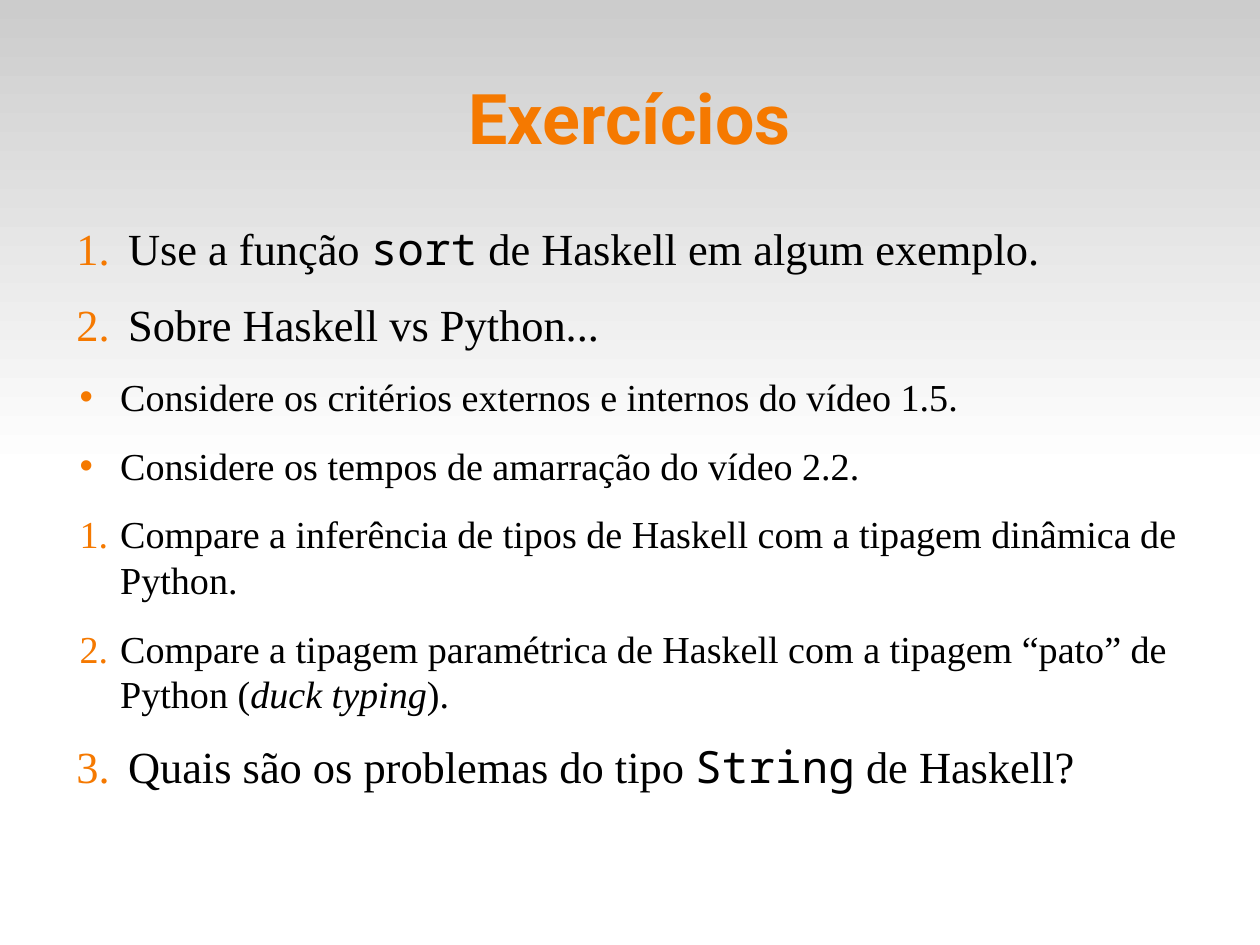
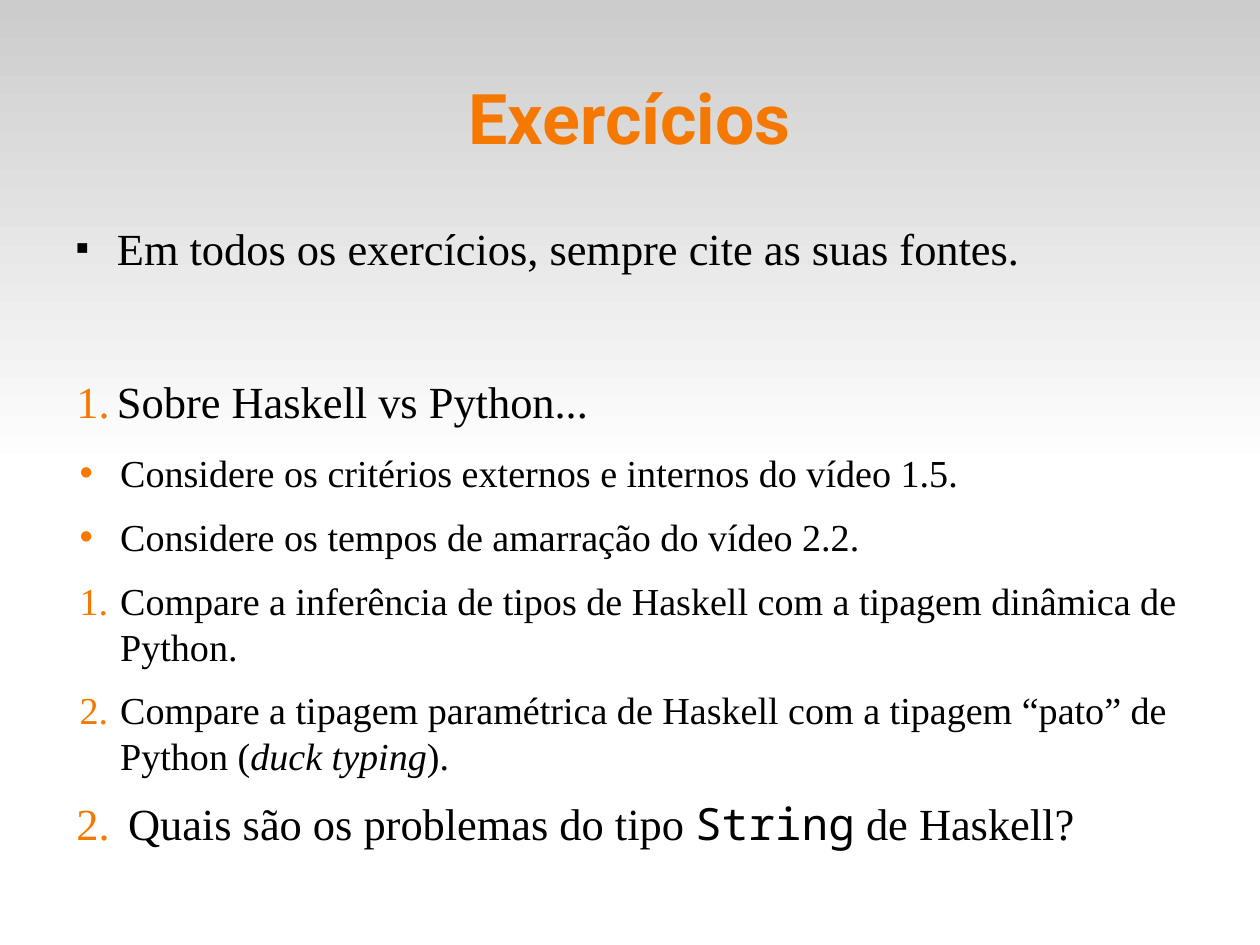
Before and after one commit to fsantanna-uerj/EDL, a slide deck: slide 21 of slides/edl-10-fun.odp (slide 19 before the commit). Drawn at 1260x945 pixels with LibreOffice and Linux fonts; fonts in the diff are those of the drawing. Boxes give left, top, right and bottom in pixels: in the first picture for what was removed or moved away, otherwise in the second. Text is boxed around its words. In the diff, an @@ line names an element or a change of style, - is before the commit and + after.

```diff
--- a/slides/edl-10-fun.odp
+++ b/slides/edl-10-fun.odp
@@ text at (117, 233, 1019, 274): text changed @@
-1. Use a função sort de Haskell em algum exemplo.
+■ Em todos os exercícios, sempre cite as suas fontes.
@@ text at (120, 460, 1176, 778): less space between paragraphs @@
```
Also in this commit, not shown: 3 other slides changed, 10 slides added, 4 other files.
